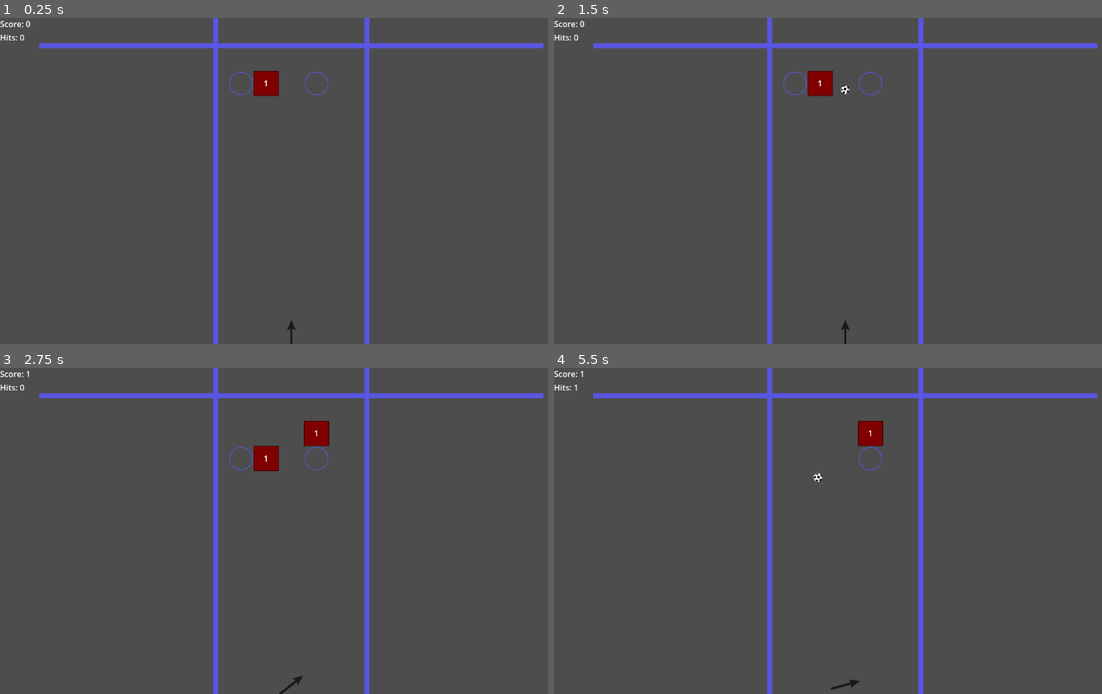
Above: before the commit, frames 1-4 (two rows, left to right).
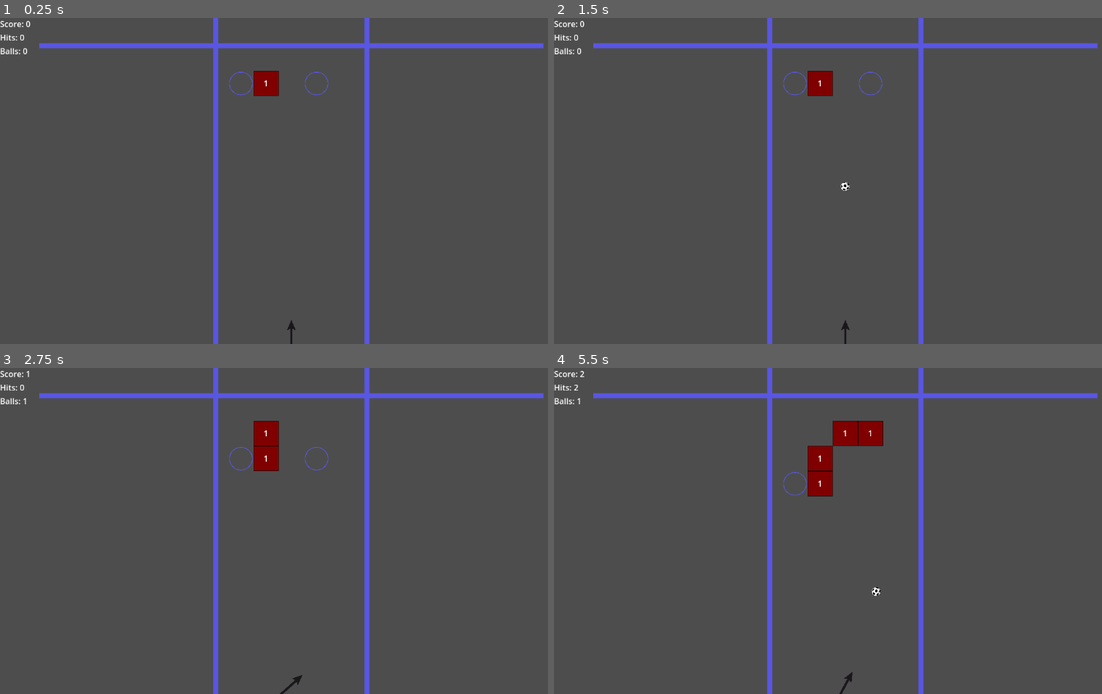
Above: after the commit, the same moments.

Repository: astrowild99/godot-bouncing-ball-game
Game: Godot game, scene res://scenes/game.tscn
Same seed, same stepped clock (60 frames per second), same inputs: the game is played once before the commit and once after it.
Inputs:
- Up to frame 1 (0.25 s): no input
- Up to frame 2 (1.5 s): tap Enter (ui_accept) at 0.5, 0.77, 1.25 s; hold Right (ui_right) 0.53-1.28 s; hold Left (ui_left) from 1.28 s (still down)
- Up to frame 3 (2.75 s): tap Enter (ui_accept) at 1.52 s; release Left (ui_left) at 2.03 s; hold Right (ui_right) from 2.03 s (still down)
- Up to frame 4 (5.5 s): tap Enter (ui_accept) at 3.02, 3.77, 4.52 s; release Right (ui_right) at 3.53 s; hold Left (ui_left) from 3.53 s (still down)

The runs differ from the first frame. In frame 1, less than 0.1% of the frame differs, in the area x 0-6%, y 9-12%; in frame 2, 0.1%; in frame 3, 0.8%; in frame 4, 1.4%, in the area x 0-60%, y 0-100%.

Commit message:
fine tuning difficulty

Diff:
--- a/project.godot
+++ b/project.godot
@@ -47,6 +47,7 @@
 [physics]
 
 2d/default_gravity=0.0
+2d/default_linear_damp=0.0
 
 [rendering]
 
--- a/scenes/ball.tscn
+++ b/scenes/ball.tscn
@@ -1,13 +1,18 @@
-[gd_scene load_steps=4 format=3 uid="uid://lak7wqcgxa7r"]
+[gd_scene load_steps=5 format=3 uid="uid://lak7wqcgxa7r"]
 
 [ext_resource type="Texture2D" uid="uid://rifidgqwq40m" path="res://res/sprite/ball.png" id="1_g3djs"]
 [ext_resource type="Script" path="res://script/ball.gd" id="1_pf32j"]
+
+[sub_resource type="PhysicsMaterial" id="PhysicsMaterial_xn6ec"]
+friction = 0.0
+bounce = 1.0
 
 [sub_resource type="CircleShape2D" id="CircleShape2D_gabwe"]
 radius = 9.0
 
 [node name="Ball" type="RigidBody2D"]
 collision_mask = 6
+physics_material_override = SubResource("PhysicsMaterial_xn6ec")
 max_contacts_reported = 2
 contact_monitor = true
 script = ExtResource("1_pf32j")
--- a/scenes/game.tscn
+++ b/scenes/game.tscn
@@ -32,6 +32,10 @@
 layout_mode = 2
 text = "Hits: 0"
 
+[node name="Balls" type="Label" parent="GUI"]
+layout_mode = 2
+text = "Balls: 0"
+
 [connection signal="field_exceeded" from="." to="." method="_on_field_exceeded"]
 [connection signal="hit" from="Cannon" to="." method="_on_cannon_hit"]
 [connection signal="shooting_done" from="Cannon" to="." method="_on_cannon_shooting_done"]
--- a/script/GUI.gd
+++ b/script/GUI.gd
@@ -4,6 +4,7 @@
 # region private vars
 var hits: int = 0
 var score: int = 0
+var balls: int = 0
 # endregion private vars
 
 # Called when the node enters the scene tree for the first time.
@@ -26,3 +27,7 @@
 func update_score(p_score: int):
 	score = p_score
 	$Score.set_text("Score: " + str(score))
+
+func update_balls(p_balls: int):
+	balls = p_balls
+	$Balls.set_text("Balls: " + str(balls))
--- a/script/cannon.gd
+++ b/script/cannon.gd
@@ -15,7 +15,7 @@
 
 @export_group("bullet")
 @onready var shooting_delay = $ShootingDelay
-@export var bullet_speed = 800
+@export var bullet_speed = 1000
 
 @export_group("")
 @export var max_bullets: int = 1 # gets updated when the user takes a +1 block
--- a/script/game.gd
+++ b/script/game.gd
@@ -20,6 +20,7 @@
 @export var wall_scene: PackedScene
 
 @export_group("difficulty")
+@export var value_range: int = 2 # how much more - less can the new numbers be related to the current max
 @export var holes_probability: int = 2 # the fraction of probability, 1 is 1/2 and so on
 @export var bonus_probability: int = 3 # one over 3 should be
 # endregion public vars
@@ -53,7 +54,13 @@
 			arr.append(0)
 			bonus_arr.append(1)
 		else:
-			arr.append(randi() % (current_max + 1)) # this random is not so random
+			# here I randomly pick the difference from the current max
+			var random_delta = randi() % value_range
+			var negative = randi() % 2 == 0
+			if negative:
+				arr.append(current_max - random_delta)
+			else:
+				arr.append(current_max + random_delta)
 			bonus_arr.append(0)
 
 	check_generated_row_is_not_empty(arr)
@@ -118,6 +125,7 @@
 	scroll_field()
 	generate_row()
 	gui.update_score(current_max)
+	gui.update_balls(cannon.max_bullets)
 	gui.reset_hit()
 	current_max += 1
 
